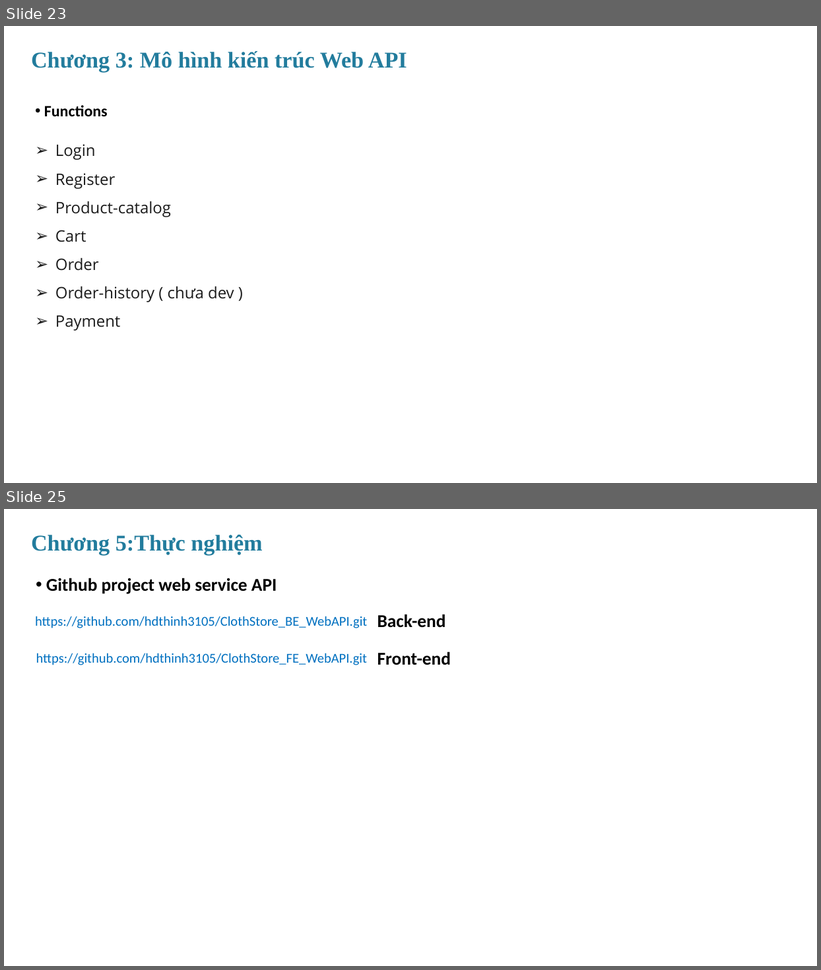
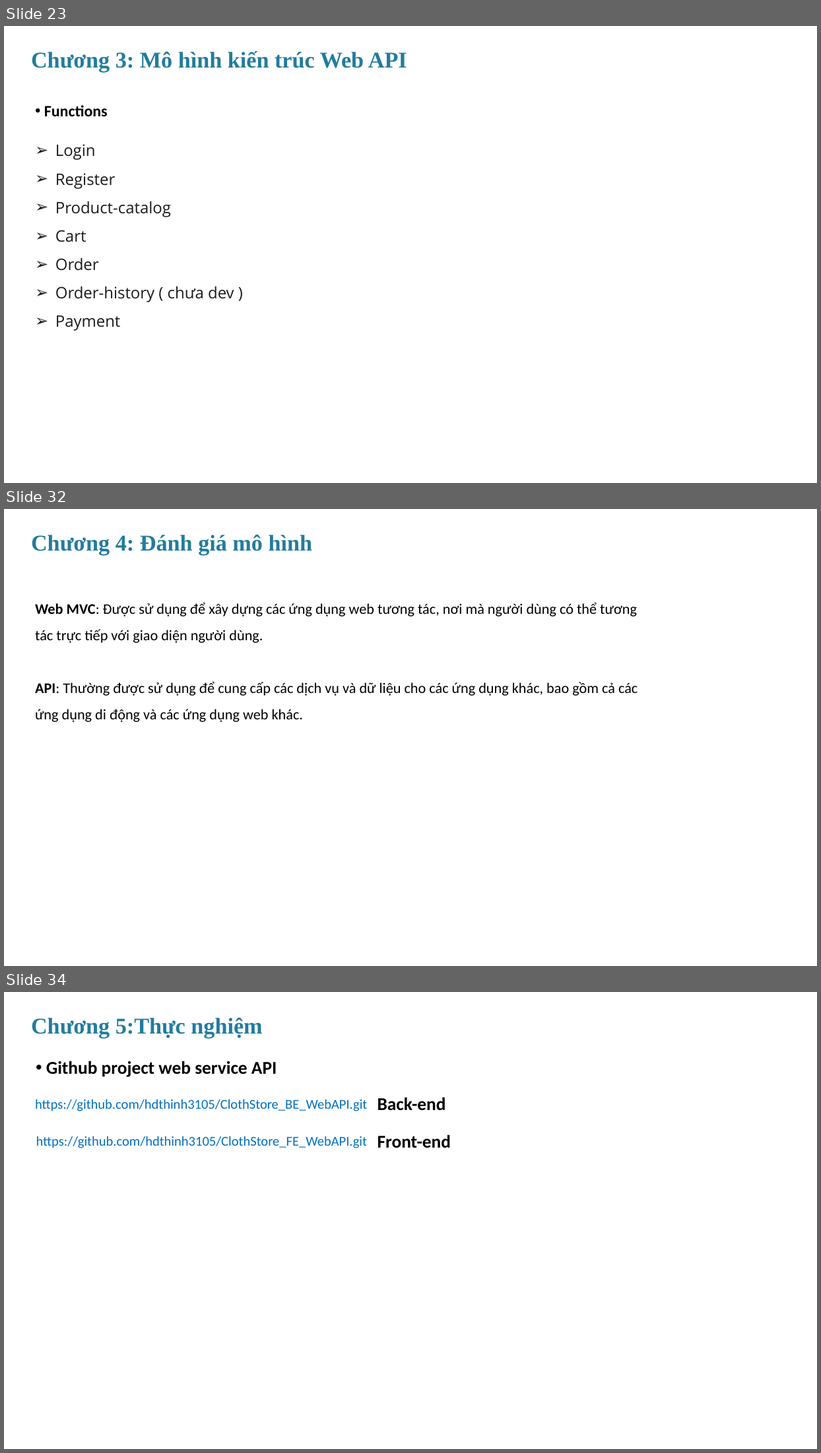
Before and after one commit to hdthinh3105/ClothStore_BE_MVC, a slide deck: document report/MVC_RestfulAPI.pptx. Shown one above the other, each under a label of ours: slides 23 and 25 before the commit, slides 23, 32 and 34 after it; the slides between them are not shown. The pictures are 821x970 and 821x1453 pixels, drawn with LibreOffice and Linux fonts; fonts in the diff are those of the drawing. Boxes give left, top, right and bottom in pixels: in the first picture for what was removed or moved away, otherwise in the second. Text is boxed around its words. In the diff, an @@ line names an element or a change of style, - is before the commit and + after.

```diff
--- a/document report/MVC_RestfulAPI.pptx
+++ b/document report/MVC_RestfulAPI.pptx
@@ slide 32 added at (4,509,817,966), background #FFFFFF @@
@@ text added at (31,535,313,555), 40 pt, text #227C9D, bold @@
+Chương 4: Đánh giá mô hình
@@ text added at (35,603,638,722), 26 pt, text #000000 @@
+Web MVC: Được sử dụng để xây dựng các ứng dụng web tương tác, nơi mà người dùng có thể tương tác trực tiếp với giao diện người dùng.
+API: Thường được sử dụng để cung cấp các dịch vụ và dữ liệu cho các ứng dụng khác, bao gồm cả các ứng dụng di động và các ứng dụng web khác.
@@ what was slide 25 is now slide 34 @@
```
Also in this commit, not shown: 2 slides changed, 8 other slides added, 1 other file.
